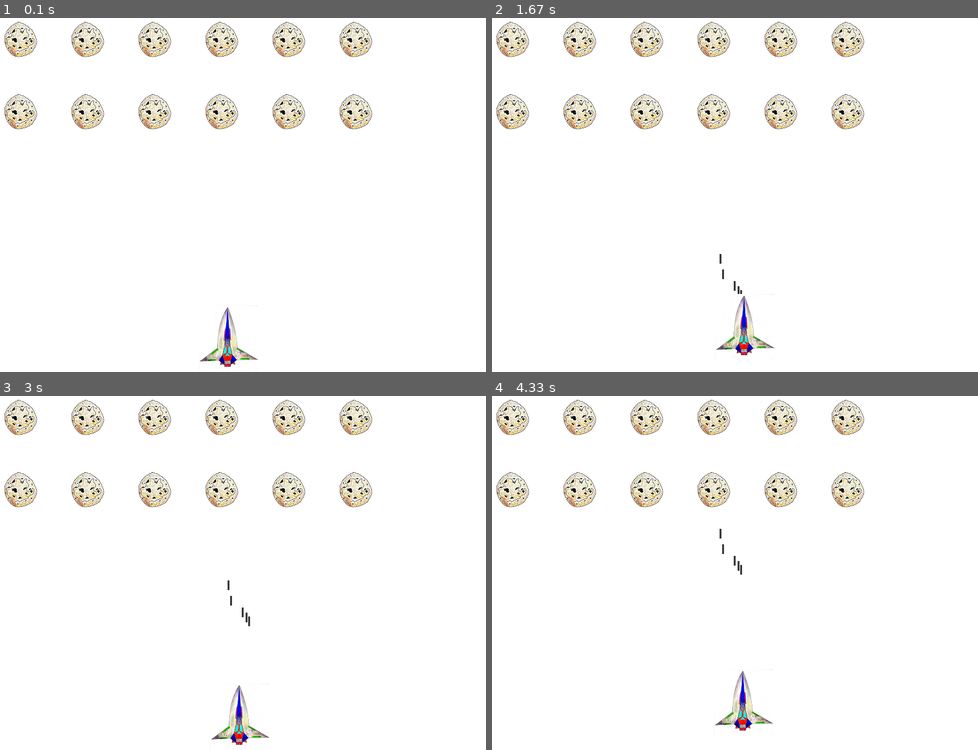
Above: before the commit, frames 1-4 (two rows, left to right).
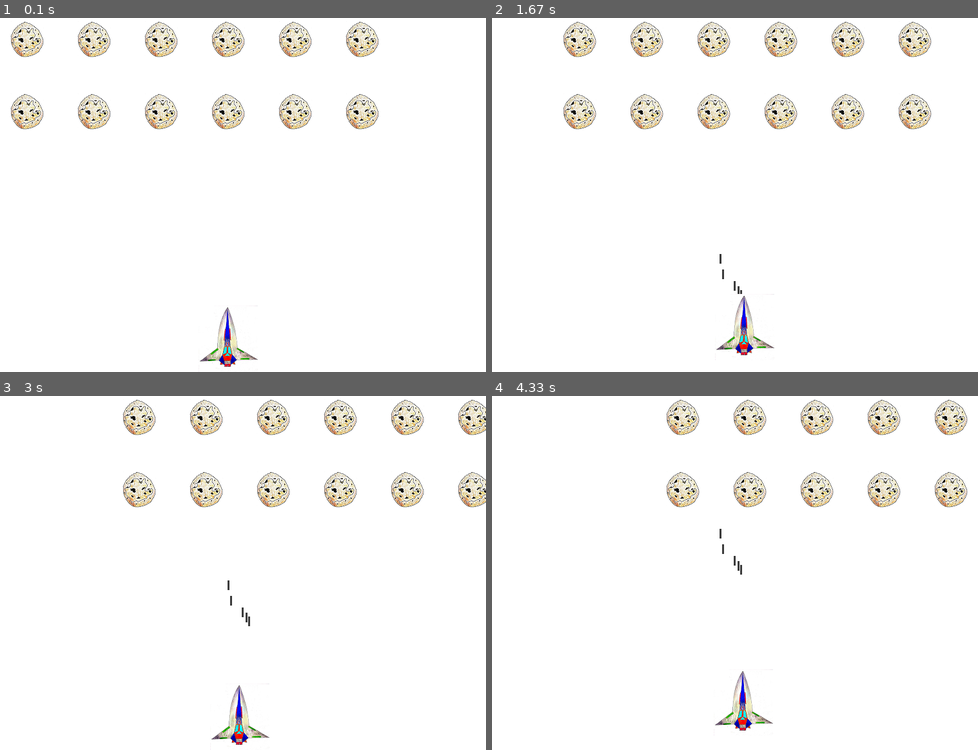
Above: after the commit, the same moments.

Repository: mmmarchetti/pygame_project
Game: pygame game, started from alien_invasion.py
Same seed, same stepped clock (60 frames per second), same inputs: the game is played once before the commit and once after it.
Inputs:
- Up to frame 1 (0.1 s): no input
- Up to frame 2 (1.67 s): tap Space at 0.33, 0.73, 1.03, 1.23, 1.57 s; hold Right 0.67-1.13 s; hold Up 1.17-1.47 s; hold Right from 1.5 s (still down)
- Up to frame 3 (3 s): tap Space at 1.87, 2.07, 2.37, 2.63, 2.97 s; release Right at 1.97 s; hold Left 2-2.53 s; hold Down 2.57-2.87 s; hold Left from 2.9 s (still down)
- Up to frame 4 (4.33 s): tap Space at 3.27, 3.4, 3.8, 4.1 s; release Left at 3.3 s; hold Up 3.33-3.7 s; hold Right from 3.73 s (still down)

The runs differ from the first frame. In frame 1, 6.4% of the frame differs, in the area x 0-78%, y 1-32%; in frame 2, 1.6%; in frame 3, 8.4%; in frame 4, 8.9%, in the area x 0-98%, y 1-32%.

Commit message:
movendo meteors

Diff:
--- a/alien_invasion.py
+++ b/alien_invasion.py
@@ -31,6 +31,7 @@
         ship.update()
         gf.update_bullets(bullets)
         # print(len(bullets))
+        gf.update_meteors(meteors)
         gf.update_screen(ai_settings, screen, ship, meteors, bullets)
 
 
--- a/game_functions.py
+++ b/game_functions.py
@@ -133,3 +133,7 @@
     available_space_y = (ai_settings.screen_height - (3*meteor_height) - ship_height)
     number_rows = int(available_space_y / (2* meteor_height))
     return number_rows
+
+def update_meteors(meteors):
+    """Atualiza a posição dos meteors"""
+    meteors.update()
--- a/meteor.py
+++ b/meteor.py
@@ -31,3 +31,8 @@
         Desenha o meteoro em sua posição atual
         """
         self.screen.blit(self.image, self.rect)
+
+    def update(self):
+        """Move meteors para direita"""
+        self.x += self.ai_settings.meteor_speed_factor
+        self.rect.x = self.x
--- a/settings.py
+++ b/settings.py
@@ -23,3 +23,6 @@
         self.bullet_height = 15
         self.bullet_color = 60, 60, 60
         self.bullets_allowed = 5
+
+        # Configuração dos aliens
+        self.meteor_speed_factor = 1
